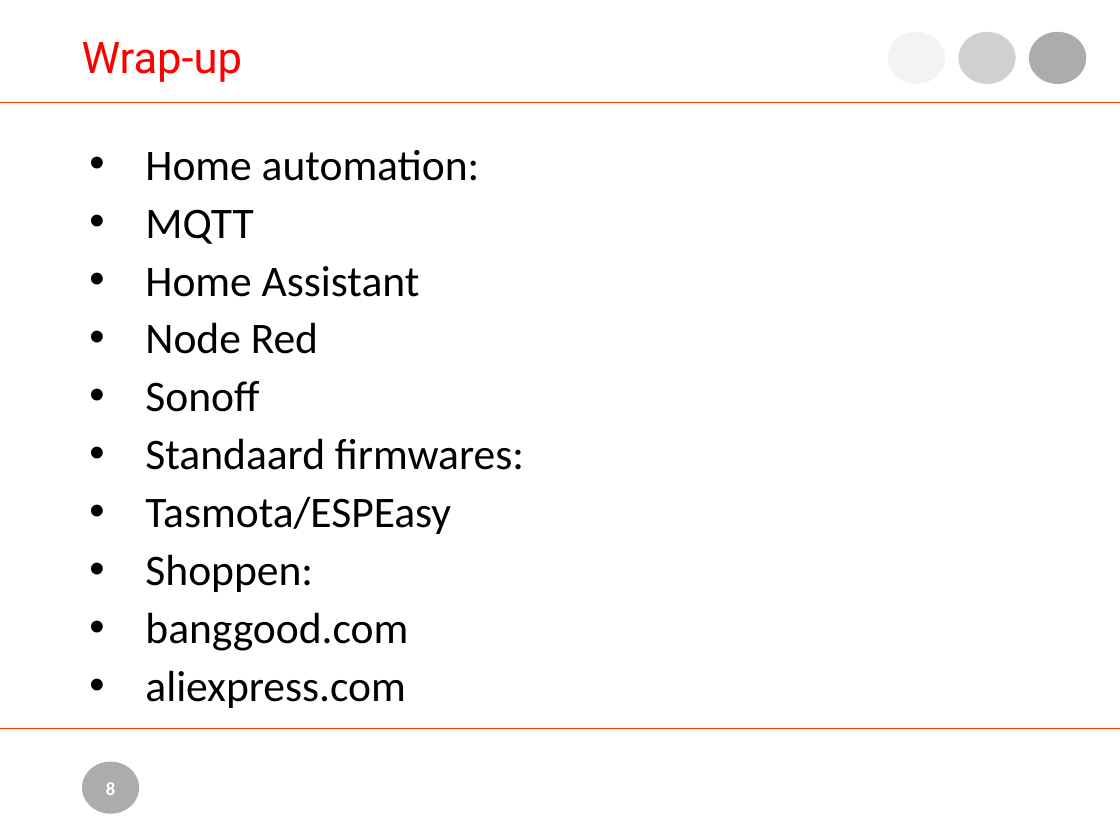
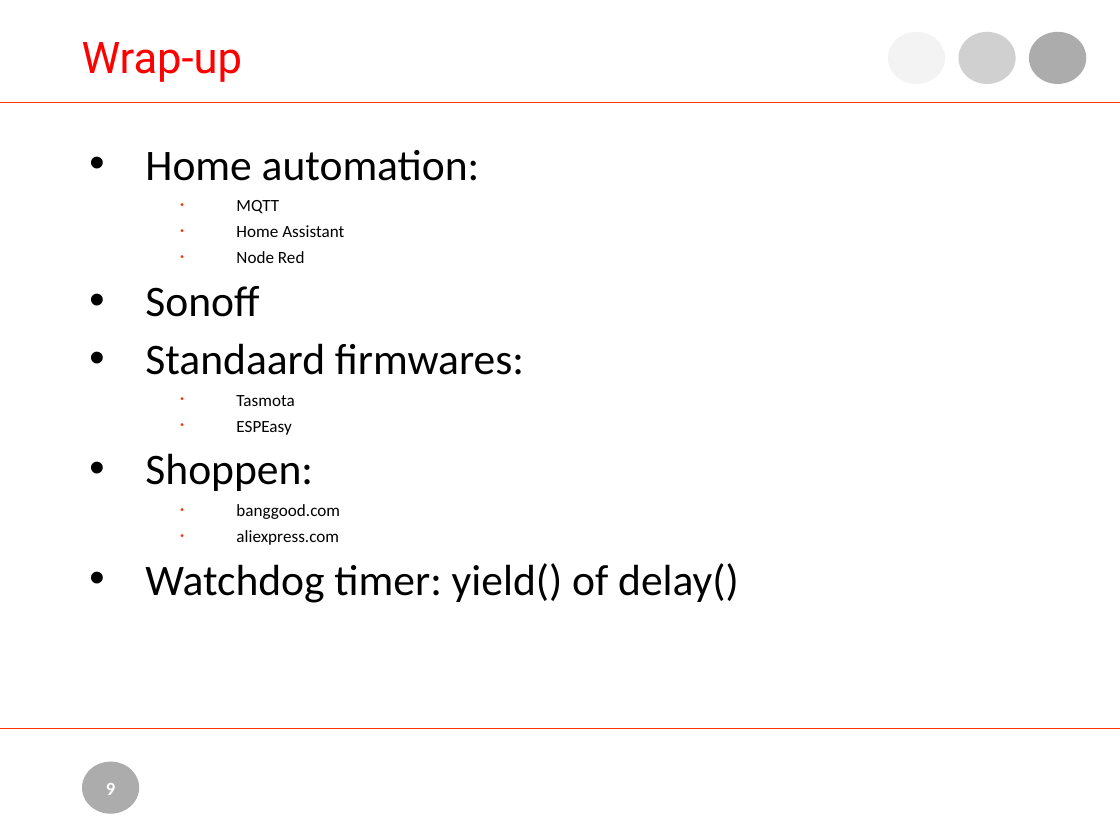
Before and after one commit to nielsmaneschijn/lotlr, a slide deck: slide 9 of doc/IOT for Dummies.pptx (slide 8 before the commit). Drawn at 1120x840 pixels with LibreOffice and Linux fonts; fonts in the diff are those of the drawing; background and template pictures are left out. Boxes give left, top, right and bottom in pixels: in the first picture for what was removed or moved away, otherwise in the second. Text is boxed around its words. In the diff, an @@ line names an element or a change of style, - is before the commit and + after.

```diff
--- a/doc/IOT for Dummies.pptx
+++ b/doc/IOT for Dummies.pptx
@@ text at (x1=236, y1=200, x2=344, y2=545): size 28 to 11 pt in "MQTT", "Home Assistant", "Node Red", "banggood.com" and 1 more places; list level 1 to 2 in "MQTT"; list level 1 to 2 in "Home Assistant"; list level 1 to 2 in "Node Red"; list level 1 to 2 in "banggood.com"; list level 1 to 2 in "aliexpress.com" @@
@@ text at (x1=236, y1=395, x2=294, y2=435): text changed; size 28 to 11 pt @@
-• Tasmota/ESPEasy
+  • Tasmota
+  • ESPEasy
@@ text at (x1=145, y1=563, x2=739, y2=603): paragraph added @@
+• Watchdog timer: yield() of delay()
@@ page number at (x1=106, y1=783, x2=115, y2=795): text changed @@
-8
+9
```
Also in this commit, not shown: 4 other slides changed, 1 slide added, 4 other files.
